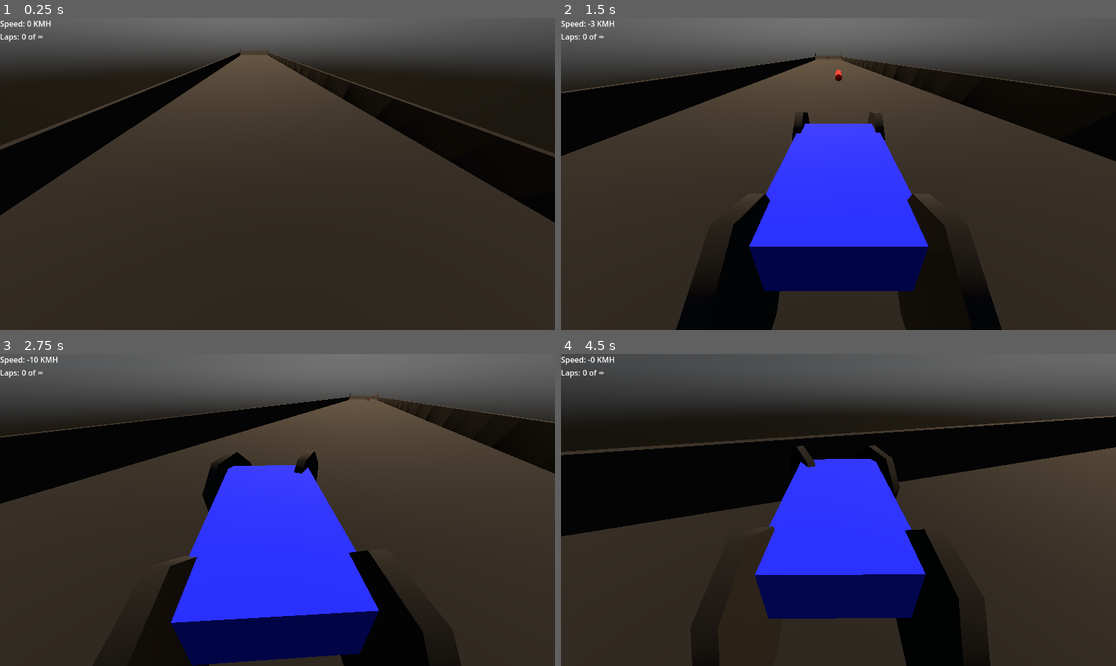
Above: before the commit, frames 1-4 (two rows, left to right).
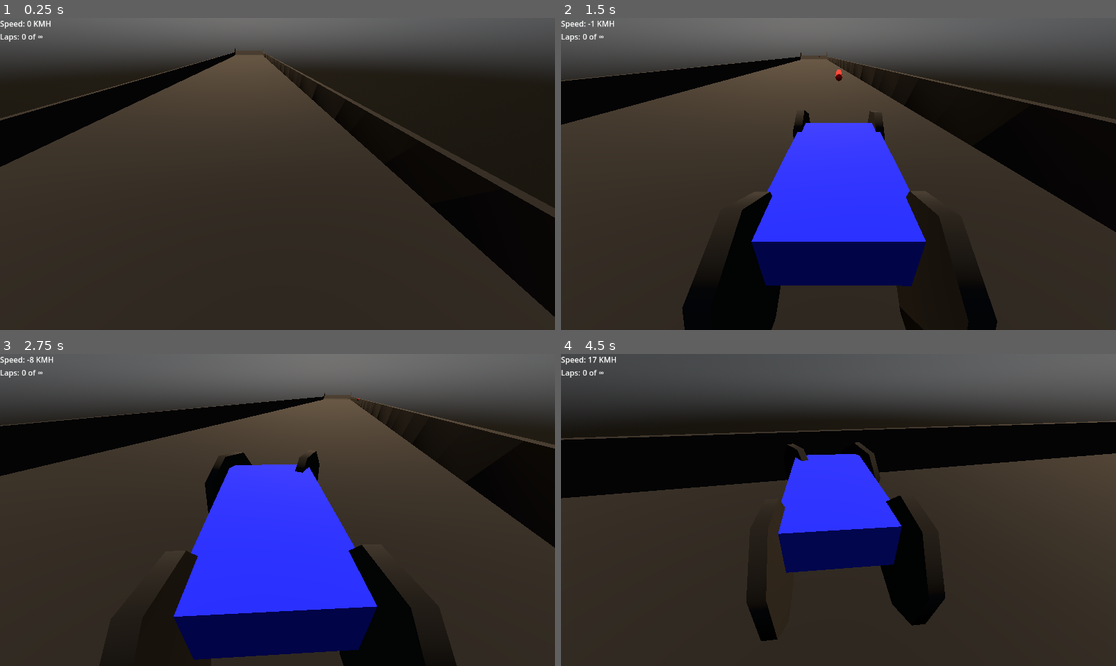
Above: after the commit, the same moments.

Repository: DwoaC/RickNRollRacing
Game: Godot game, scene res://worlds/world_1.tscn
Two runs of this game, one before a commit and one after it. Both use one fixed random seed, a clock stepped at 60 frames per second and the inputs below. Sound files missing from this copy of the repository are replaced by a short silence.
Inputs:
- Up to frame 1 (0.25 s): no input
- Up to frame 2 (1.5 s): hold D (turn_right) 0.53-1.28 s; tap Space (fire) at 0.6, 1.35 s; hold S (brake) from 1.28 s (still down)
- Up to frame 3 (2.75 s): release S (brake) at 2.03 s; hold D (turn_right) from 2.03 s (still down); tap Space (fire) at 2.1 s
- Up to frame 4 (4.5 s): release D (turn_right) at 2.78 s; hold W (accelerate) 2.78-3.53 s; tap Space (fire) at 2.85, 3.6, 4.35 s; hold A (turn_left) from 3.53 s (still down)

The runs differ from the first frame. In frame 1, 15% of the frame differs, in the area x 0-100%, y 9-96%; in frame 2, 12%; in frame 3, 13%; in frame 4, 18%, in the area x 0-100%, y 0-100%.

Commit message:
cleaned up ai reset

Diff:
--- a/objects/cars/ai.gd
+++ b/objects/cars/ai.gd
@@ -4,8 +4,6 @@
 @export var min_look_ahead: float = 5.0
 
 @export var stuck_speed_threshold: float = 0.5
-@export var stuck_time_limit: float = 3.0
-var stuck_timer: float = 0.0
 
 var look_ahead_distance:
 	get:
@@ -16,7 +14,6 @@
 func process_controls(delta: float) -> void:
 	if not track:
 		return
-	check_if_stuck(delta)
 	process_steering(delta)
 	process_engine(delta)
 	process_avoidence(delta)
@@ -90,16 +87,16 @@
 		if collider is Car and collider != self:
 			steering -= steer_angle
 
-func check_if_stuck(delta: float) -> void:
+func process_flipped(delta: float) -> void:
 	# Get current speed (meters per second)
 	var current_speed = linear_velocity.length()
 
 	# If moving slower than the threshold...
 	if current_speed < stuck_speed_threshold:
-		stuck_timer += delta
-		if stuck_timer >= stuck_time_limit:
-			stuck_timer = 0.0
+		flip_timer += delta
+		if flip_timer >= flip_threshold:
+			flip_timer = 0.0
 			reset_car_to_track()
 	else:
 		# Reset the timer if we are moving again
-		stuck_timer = 0.0
+		flip_timer = 0.0
--- a/objects/cars/ai.tscn
+++ b/objects/cars/ai.tscn
@@ -28,7 +28,6 @@
 script = ExtResource("2_vkg7a")
 min_look_ahead = 5.0
 stuck_speed_threshold = 0.5
-stuck_time_limit = 3.0
 
 [node name="MeshInstance3D" parent="." index="1"]
 mesh = SubResource("BoxMesh_x35v6")
--- a/objects/cars/car.gd
+++ b/objects/cars/car.gd
@@ -309,16 +309,4 @@
 	muzzle.global_position.z = global_position.z
 
 func process_flipped(delta):
-	var up_dot = global_transform.basis.y.dot(Vector3.UP)
-	if up_dot < max_upright_angle and linear_velocity.length() < 1.0:
-		flip_timer += delta
-		if flip_timer >= flip_threshold:
-			if not is_flipped:
-				car_flipped.emit(self)
-			is_flipped = true
-			if Input.is_action_just_pressed("fire"):
-				reset_car_to_track()
-	else:
-		#print("car is not flipped "  + str(abs(up_dot)))
-		flip_timer = 0.0 # Reset timer if we manage to roll back over
-		is_flipped = false
+	pass
--- a/objects/cars/car.tscn
+++ b/objects/cars/car.tscn
@@ -6,6 +6,10 @@
 [ext_resource type="AudioStream" uid="uid://df0eapmcrtmot" path="res://sound/engines/loop_5.wav" id="4_wqf37"]
 [ext_resource type="AudioStream" uid="uid://caggpdhpgls4x" path="res://sound/impact/UI_Noisy_Impact_09.wav" id="5_v64pd"]
 [ext_resource type="AudioStream" uid="uid://ba525dj0q68x4" path="res://sound/tires/tires_squal_loop.wav" id="6_8nqro"]
+
+[sub_resource type="PhysicsMaterial" id="PhysicsMaterial_dev5v"]
+friction = 0.26
+bounce = 0.63
 
 [sub_resource type="BoxShape3D" id="BoxShape3D_0c8po"]
 size = Vector3(1, 0.5, 3)
@@ -23,6 +27,7 @@
 collision_layer = 2
 collision_mask = 3
 mass = 500.0
+physics_material_override = SubResource("PhysicsMaterial_dev5v")
 gravity_scale = 2.0
 center_of_mass_mode = 1
 center_of_mass = Vector3(0, -0.07, 0.1)
--- a/objects/cars/player.gd
+++ b/objects/cars/player.gd
@@ -47,3 +47,17 @@
 	# Check if the specific action was JUST pressed down
 	if event.is_action_pressed(input_fire):
 		fire_weapon()
+
+func process_flipped(delta):
+	var up_dot = global_transform.basis.y.dot(Vector3.UP)
+	if up_dot < max_upright_angle and linear_velocity.length() < 1.0:
+		flip_timer += delta
+		if flip_timer >= flip_threshold:
+			if not is_flipped:
+				car_flipped.emit(self)
+			is_flipped = true
+			if Input.is_action_just_pressed("fire"):
+				reset_car_to_track()
+	else:
+		flip_timer = 0.0
+		is_flipped = false
--- a/worlds/world.gd
+++ b/worlds/world.gd
@@ -77,5 +77,7 @@
 		var right_direction = car.global_transform.basis.x
 		var back_direction = -car.global_transform.basis.z
 
-		car.global_position += right_direction * CAR_OFFSET_H * h_offset
+		car.global_position -= right_direction * CAR_OFFSET_H
+
+		car.global_position += right_direction * CAR_OFFSET_H * h_offset * 2
 		car.global_position += back_direction * CAR_OFFSET_Z * z_offset
Not shown: 1 places in objects/cars/car.tscn that only renumber resources
